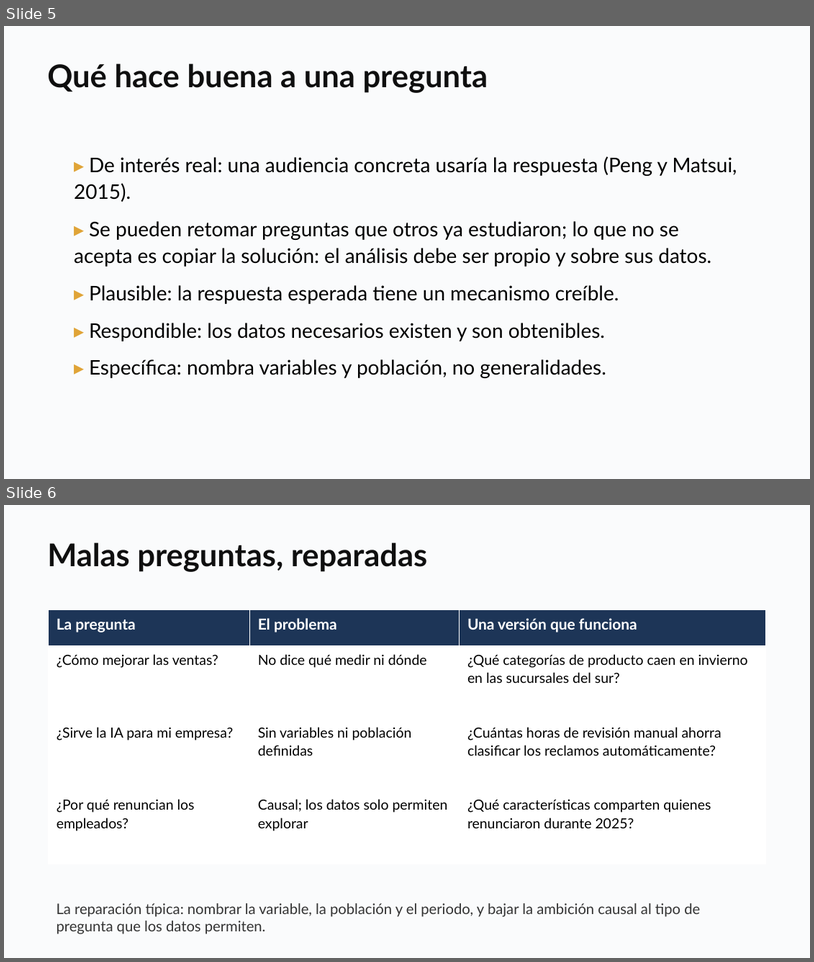
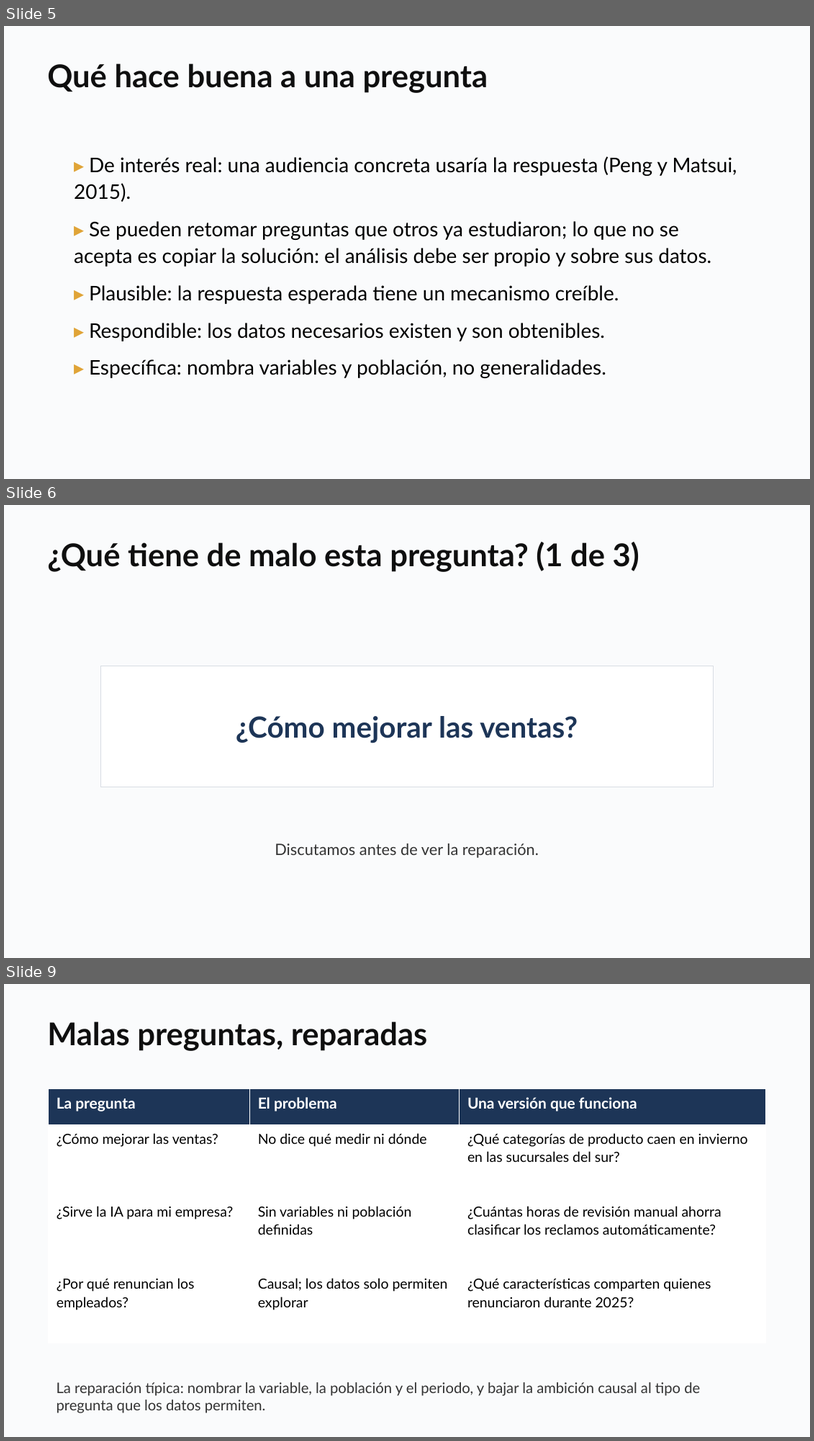
Before and after one commit to daniopitz/diplomado-cdd, a slide deck: presentaciones/clase02_eda_descriptiva.pptx. Shown one above the other, each under a label of ours: slides 5 and 6 before the commit, slides 5, 6 and 9 after it; the slides between them are not shown. The pictures are 814x962 and 814x1441 pixels, drawn with LibreOffice and Linux fonts; fonts in the diff are those of the drawing. Boxes give left, top, right and bottom in pixels: in the first picture for what was removed or moved away, otherwise in the second. Text is boxed around its words. In the diff, an @@ line names an element or a change of style, - is before the commit and + after.

```diff
--- a/presentaciones/clase02_eda_descriptiva.pptx
+++ b/presentaciones/clase02_eda_descriptiva.pptx
@@ slide 6 added at [4, 505, 810, 958], background #FFFFFF @@
@@ rectangle added at [4, 505, 810, 958], fill #FAFBFC @@
@@ text added at [47, 542, 640, 572], 28 pt, text #0F0F0F, bold @@
+¿Qué tiene de malo esta pregunta? (1 de 3)
@@ rectangle added at [100, 666, 714, 787], fill #FFFFFF, outline #D8DDE3 0.75 pt, 26 pt, text #1D3557, bold @@
+¿Cómo mejorar las ventas?
@@ text added at [275, 843, 539, 858], 14 pt, text #333333 @@
+Discutamos antes de ver la reparación.
@@ what was slide 6 is now slide 9 @@
```
Also in this commit, not shown: 2 other slides added, 1 other file.
